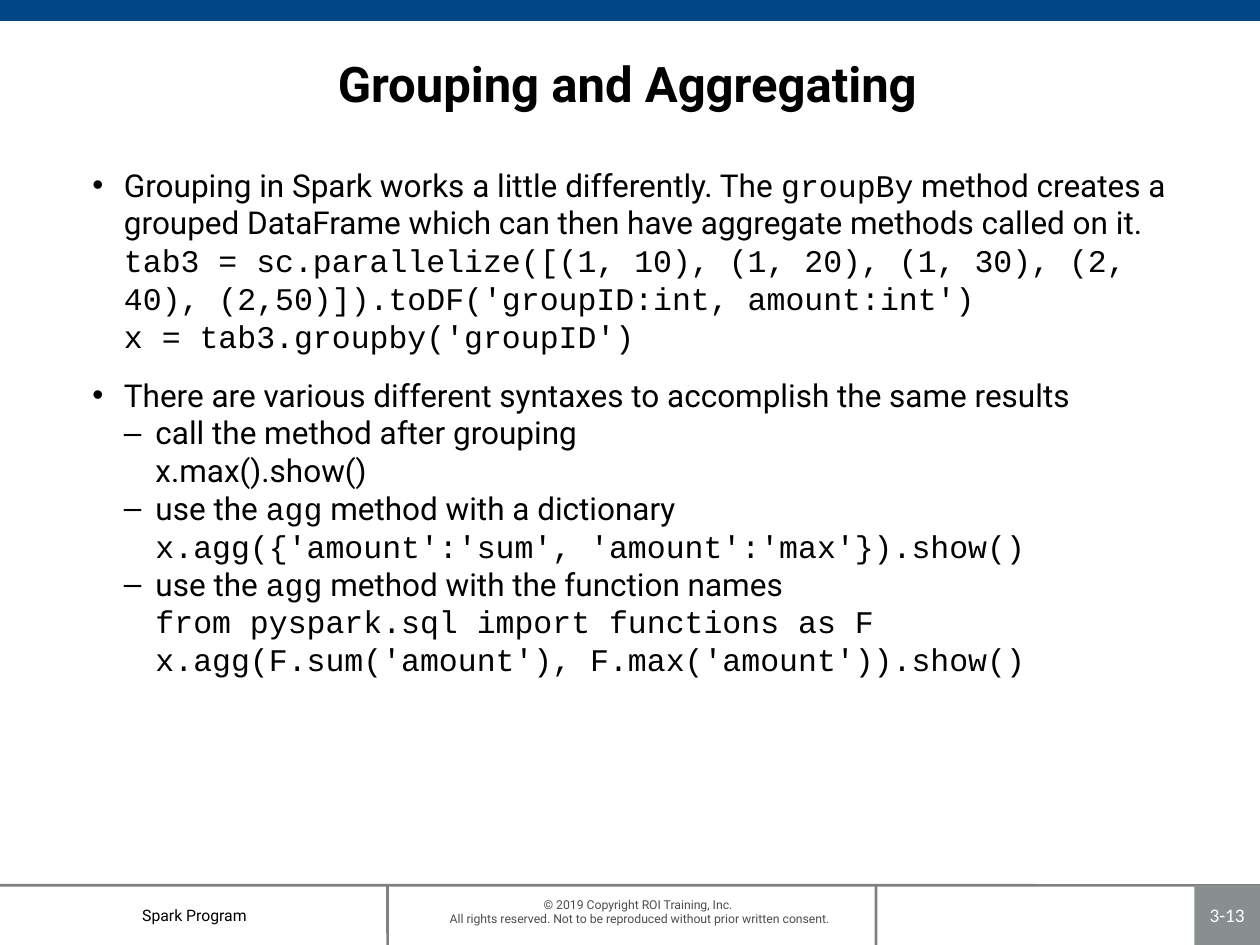
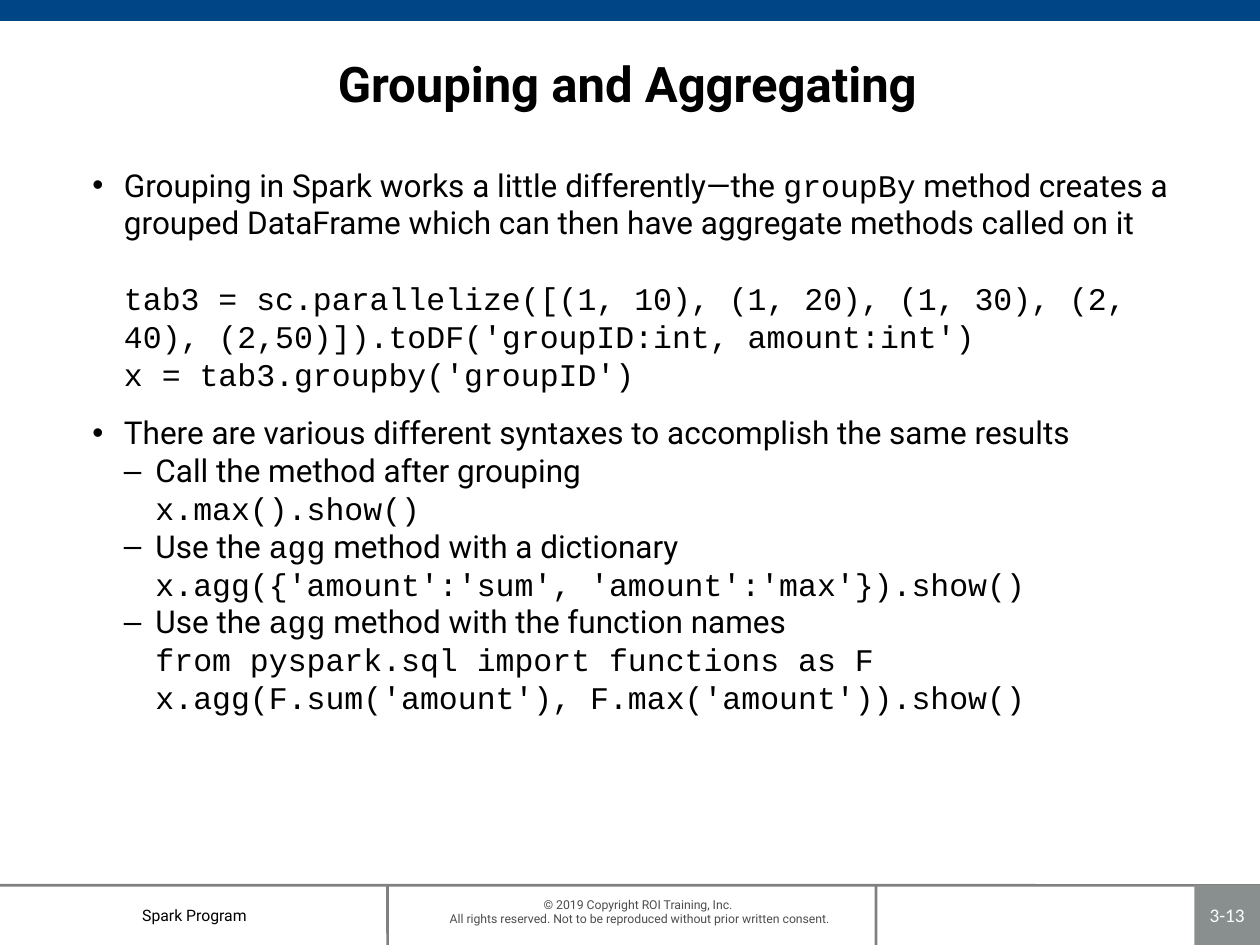
Before and after one commit to roitraining/SparkProgram, a slide deck: slide 13 of Day2/Ch03_DataFrames.pptx. Drawn at 1260x945 pixels with LibreOffice and Linux fonts; fonts in the diff are those of the drawing; background and template pictures are left out. Boxes give left, top, right and bottom in pixels: in the first picture for what was removed or moved away, otherwise in the second. Text is boxed around its words. In the diff, an @@ line names an element or a change of style, - is before the commit and + after.

```diff
--- a/Day2/Ch03_DataFrames.pptx
+++ b/Day2/Ch03_DataFrames.pptx
@@ text at (x1=124, y1=173, x2=1168, y2=393): text changed @@
-• Grouping in Spark works a little differently. The groupBy method creates a grouped DataFrame which can then have aggregate methods called on it.
-  tab3 = sc.parallelize([(1, 10), (1, 20), (1, 30), (2, 40), (2,50)]).toDF('groupID:int, amount:int')
-  x = tab3.groupby('groupID')
+• Grouping in Spark works a little differently—the groupBy method creates a grouped DataFrame which can then have aggregate methods called on it
+  tab3 = sc.parallelize([(1, 10), (1, 20), (1, 30), (2, 40), (2,50)]).toDF('groupID:int, amount:int')
+  x = tab3.groupby('groupID')
@@ text at (x1=155, y1=458, x2=1025, y2=716): text changed @@
-  – call the method after grouping
-    x.max().show()
-  – use the agg method with a dictionary
-    x.agg({'amount':'sum', 'amount':'max'}).show()
-  – use the agg method with the function names
-    from pyspark.sql import functions as F
-    x.agg(F.sum('amount'), F.max('amount')).show()
+  – Call the method after grouping
+    x.max().show()
+  – Use the agg method with a dictionary
+    x.agg({'amount':'sum', 'amount':'max'}).show()
+  – Use the agg method with the function names
+    from pyspark.sql import functions as F
+    x.agg(F.sum('amount'), F.max('amount')).show()
```
Also in this commit, not shown: 13 other slides changed, 1 other file.
